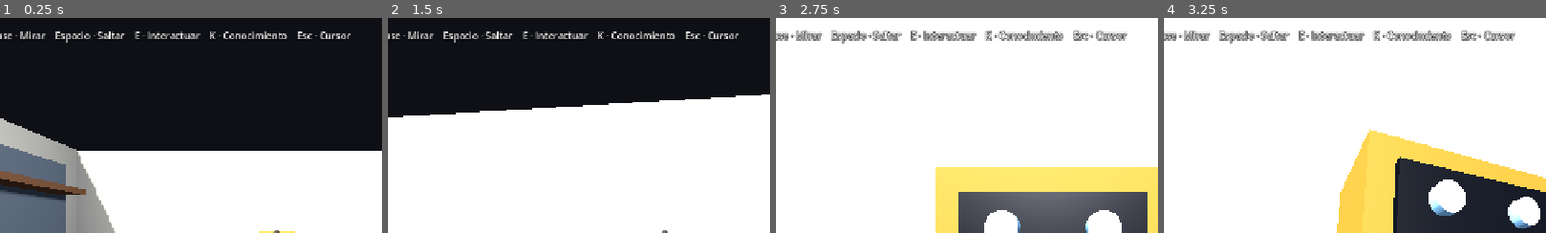
Above: before the commit, frames 1-4 (left to right).
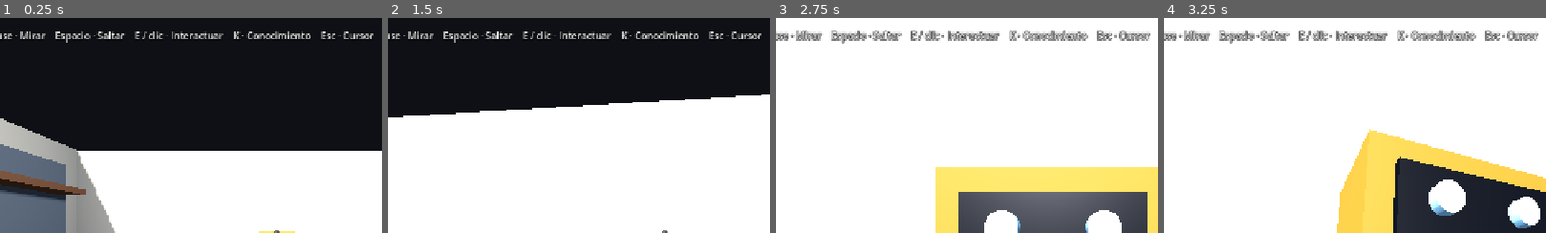
Above: after the commit, the same moments.

Repository: IDozy/starlightlegacy
Game: Godot game, scene res://scenes/main/main.tscn
The game is run twice, just before and just after one commit, with the same random seed, the same clock (stepped at 60 frames per second) and the same inputs.
Inputs (mouse positions are % of the whole screen's width and height, from its top left):
- Up to frame 1 (0.25 s): no input
- Up to frame 2 (1.5 s): tap Enter at 0.5, 1.35 s; move the mouse to (55, 50) at 0.52 s; hold E 0.53-1.28 s; hold W from 0.53 s (still down); click (55, 50) at 0.67 s; tap Space at 0.77 s; move the mouse to (45, 50) at 1.27 s; click (45, 50) at 1.42 s
- Up to frame 3 (2.75 s): keep holding W; tap Space at 1.52 s; move the mouse to (52, 48) at 2.02 s; tap Z at 2.1 s; click (52, 48) at 2.17 s
- Up to frame 4 (3.25 s): keep holding W; tap Space at 2.75, 3.02 s; move the mouse to (49, 52) at 2.77 s; tap K at 2.85 s; click (49, 52) at 2.92 s
The pictures show only the part of the screen within x 14-64%, y 0-50%; the shares and areas given below are measured in that part.

The runs differ from the first frame. In frame 1, 1.3% of the frame differs, in the area x 37-98%, y 6-10%; in frame 2, 1.3%; in frame 3, 1.8%, in the area x 37-98%, y 5-11%; in frame 4, 1.8%.

Commit message:
ui: expose web interaction fallback in controls

Diff:
--- a/scenes/main/main.tscn
+++ b/scenes/main/main.tscn
@@ -28,7 +28,7 @@
 offset_top = 18.0
 offset_right = 520.0
 offset_bottom = 72.0
-text = "WASD · Mover    Mouse · Mirar    Espacio · Saltar    E · Interactuar    K · Conocimiento    Esc · Cursor"
+text = "WASD · Mover    Mouse · Mirar    Espacio · Saltar    E / clic · Interactuar    K · Conocimiento    Esc · Cursor"
 theme_override_colors/font_outline_color = Color(0, 0, 0, 0.85)
 theme_override_constants/outline_size = 5
 
